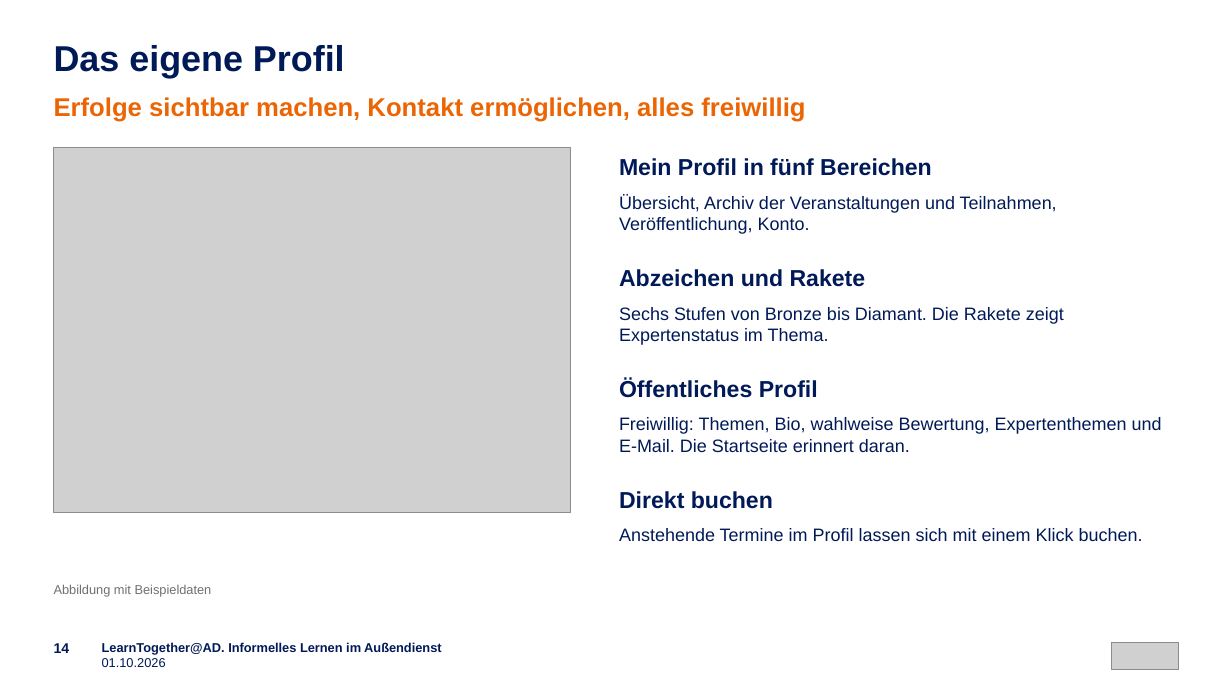
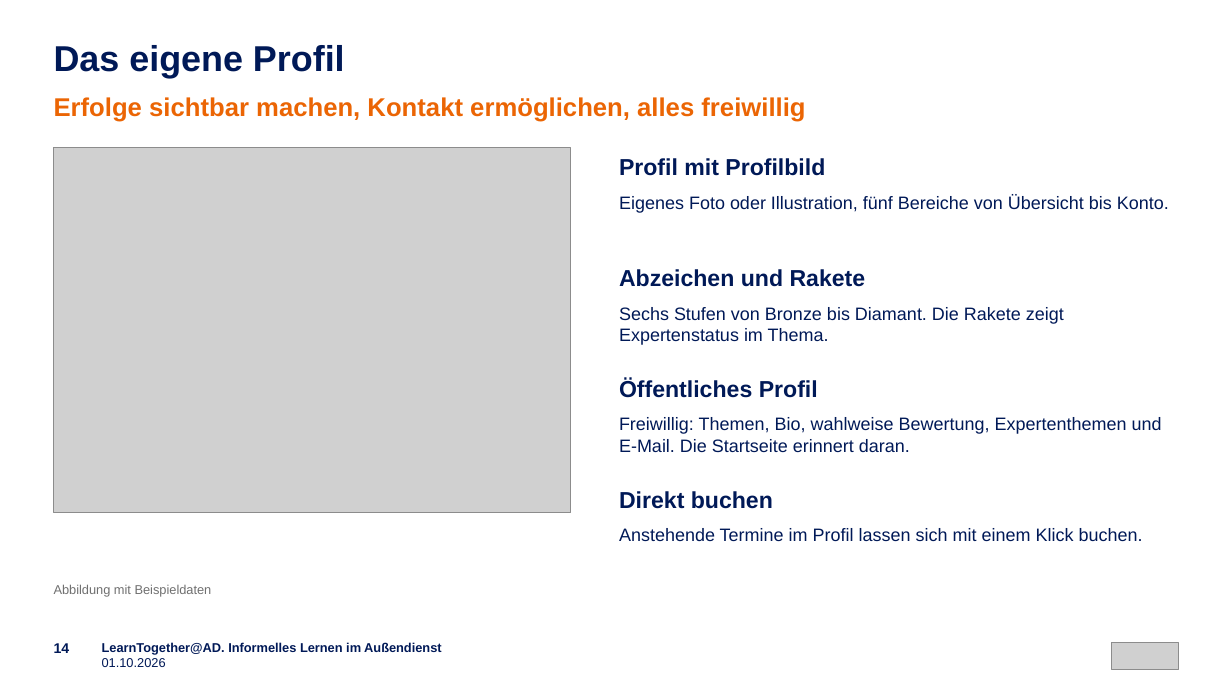
Before and after one commit to emplush/ruv_learntogether, a slide deck: slide 14 of docs/LearnTogether-AD_Praesentation.pptx. Drawn at 1232x693 pixels with LibreOffice and Linux fonts; fonts in the diff are those of the drawing; grey boxes stand for pictures. Boxes give left, top, right and bottom in pixels: in the first picture for what was removed or moved away, otherwise in the second. Text is boxed around its words. In the diff, an @@ line names an element or a change of style, - is before the commit and + after.

```diff
--- a/docs/LearnTogether-AD_Praesentation.pptx
+++ b/docs/LearnTogether-AD_Praesentation.pptx
@@ text at [619,158,825,176]: text changed @@
-Mein Profil in fünf Bereichen
+Profil mit Profilbild
@@ text at [619,195,1169,213]: text changed @@
-Übersicht, Archiv der Veranstaltungen und Teilnahmen, Veröffentlichung, Konto.
+Eigenes Foto oder Illustration, fünf Bereiche von Übersicht bis Konto.
```
Also in this commit, not shown: 2 other slides changed, 48 other files.
